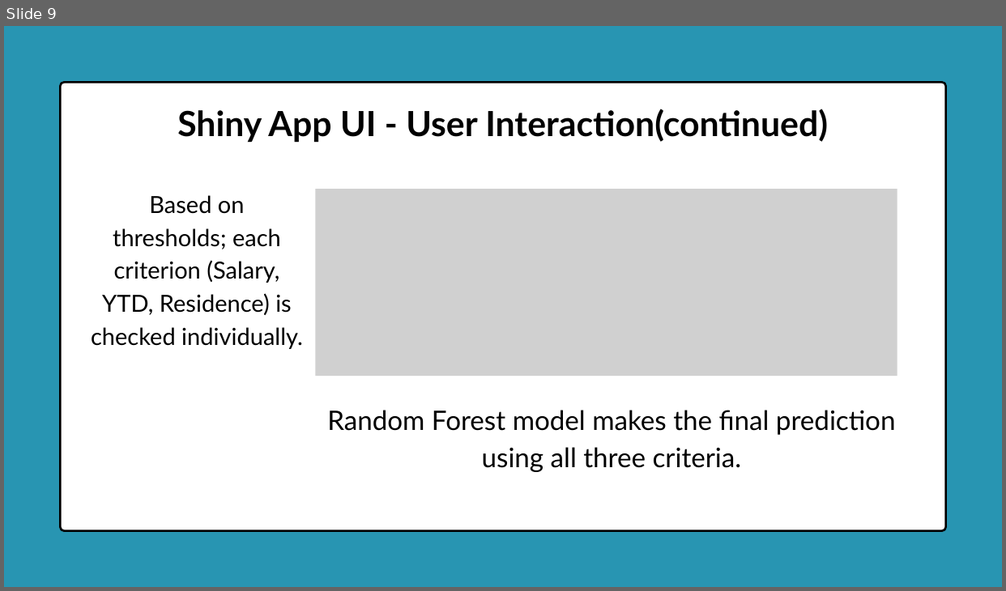
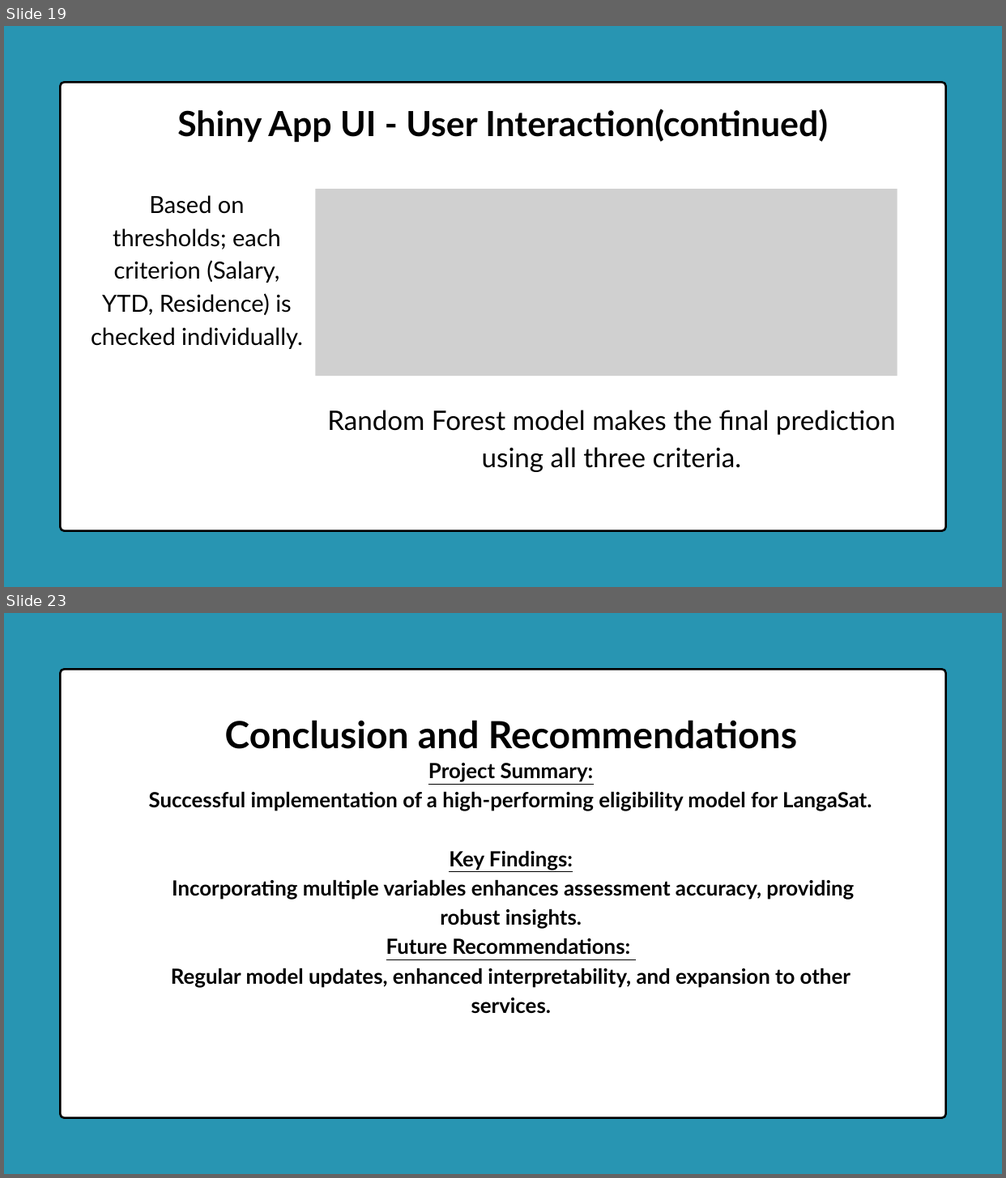
Before and after one commit to Delight-Chipiro/Customer_Eligibility_System, a slide deck: Documentation/Satellite Service Eligibility Checker.pptx. Shown one above the other, each under a label of ours: slide 9 before the commit, slides 19 and 23 after it; the slides between them are not shown. The pictures are 1006x591 and 1006x1178 pixels, drawn with LibreOffice and Linux fonts; fonts in the diff are those of the drawing; grey boxes stand for pictures. Boxes give left, top, right and bottom in pixels: in the first picture for what was removed or moved away, otherwise in the second. Text is boxed around its words. In the diff, an @@ line names an element or a change of style, - is before the commit and + after.

```diff
--- a/Documentation/Satellite Service Eligibility Checker.pptx
+++ b/Documentation/Satellite Service Eligibility Checker.pptx
@@ slide 23 added at bbox=[4, 613, 1002, 1174], background #2895B2 @@
@@ freeform shape added at bbox=[60, 669, 945, 1118], fill #FFFFFF, outline #000000 3 pt @@
@@ text added at bbox=[225, 720, 797, 749], 54 pt, text #000000, bold @@
+Conclusion and Recommendations
@@ text added at bbox=[149, 763, 872, 988], 30.2 pt, text #000000, bold @@
+  Project Summary:
+  Successful implementation of a high-performing eligibility model for LangaSat.
+  Key Findings:
+  Incorporating multiple variables enhances assessment accuracy, providing robust insights.
+  Future Recommendations:
+  Regular model updates, enhanced interpretability, and expansion to other services.
@@ what was slide 9 is now slide 19 @@
```
Also in this commit, not shown: 3 slides changed, 13 other slides added, 1 slide removed.
